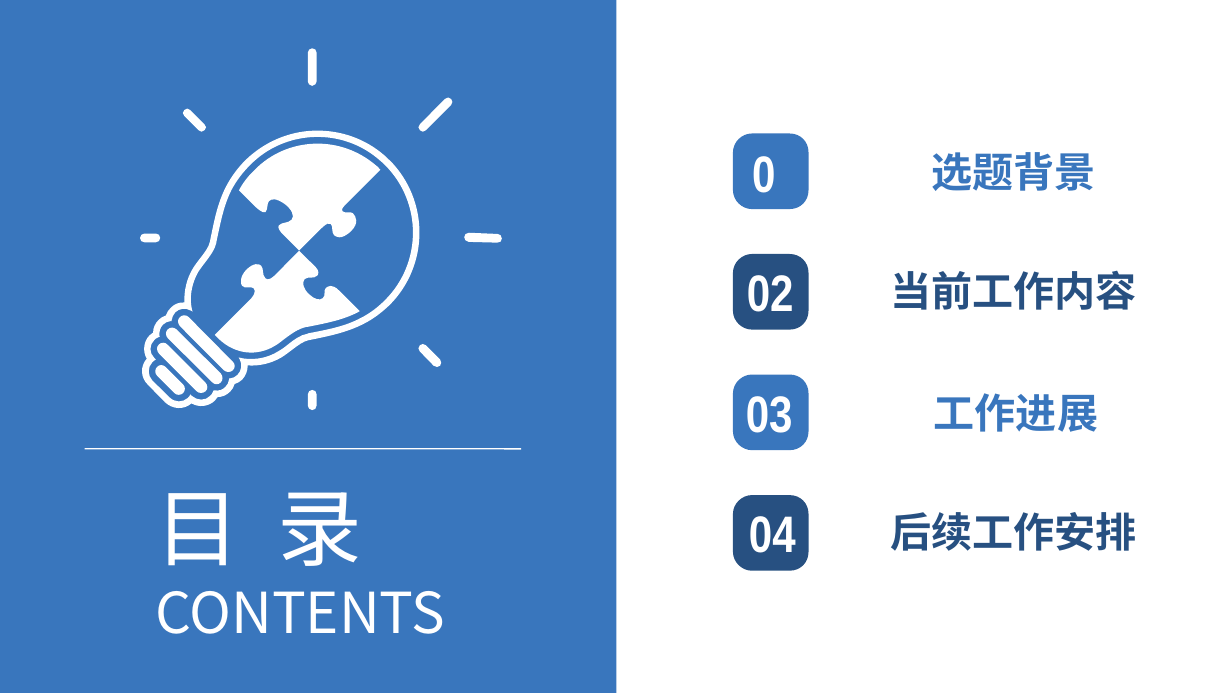
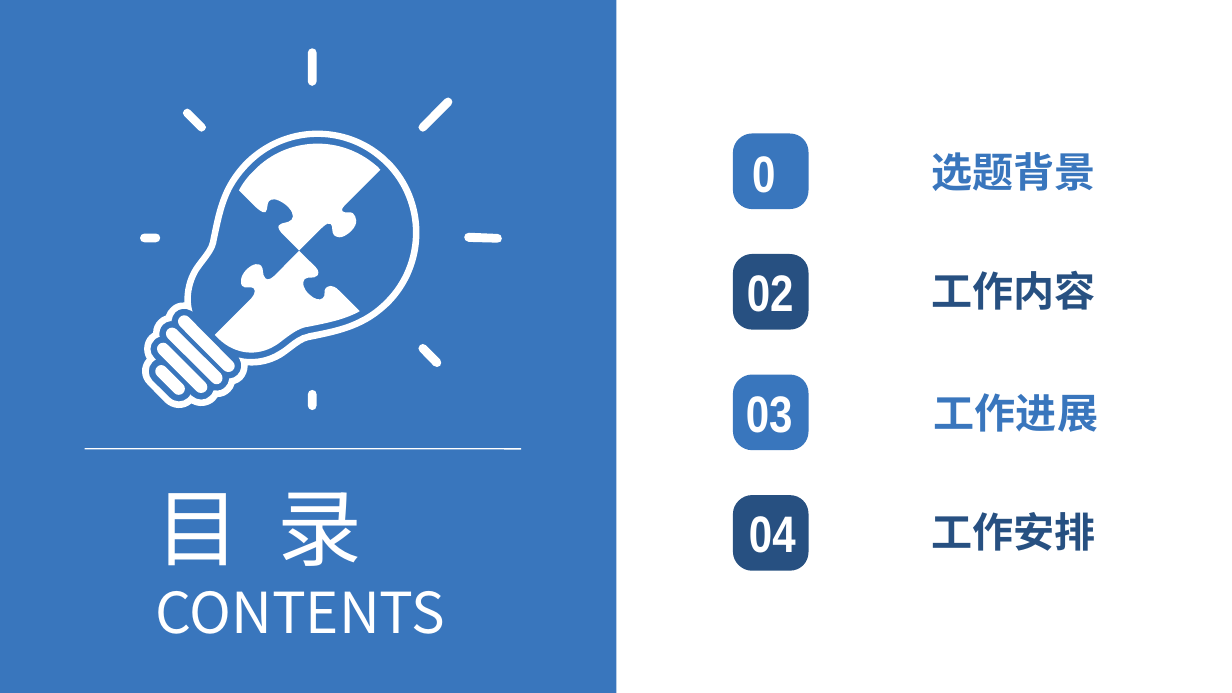
Before and after one commit to HolyShiftt/school, a slide deck: slide 2 of document/中期答辩.pptx. Drawn at 1232x693 pixels with LibreOffice and Linux fonts; fonts in the diff are those of the drawing. Boxes give left, top, right and bottom in pixels: in the first picture for what was removed or moved away, otherwise in the second. Text is boxed around its words. In the diff, an @@ line names an element or a change of style, - is before the commit and + after.

```diff
--- a/document/中期答辩.pptx
+++ b/document/中期答辩.pptx
@@ text at (x1=931, y1=270, x2=1095, y2=310): text changed @@
-当前工作内容
+工作内容
@@ text at (x1=931, y1=512, x2=1095, y2=551): text changed @@
-后续工作安排
+工作安排
```
Also in this commit, not shown: 12 other slides changed, 4 slides added, 9 slides removed, 21 other files.
